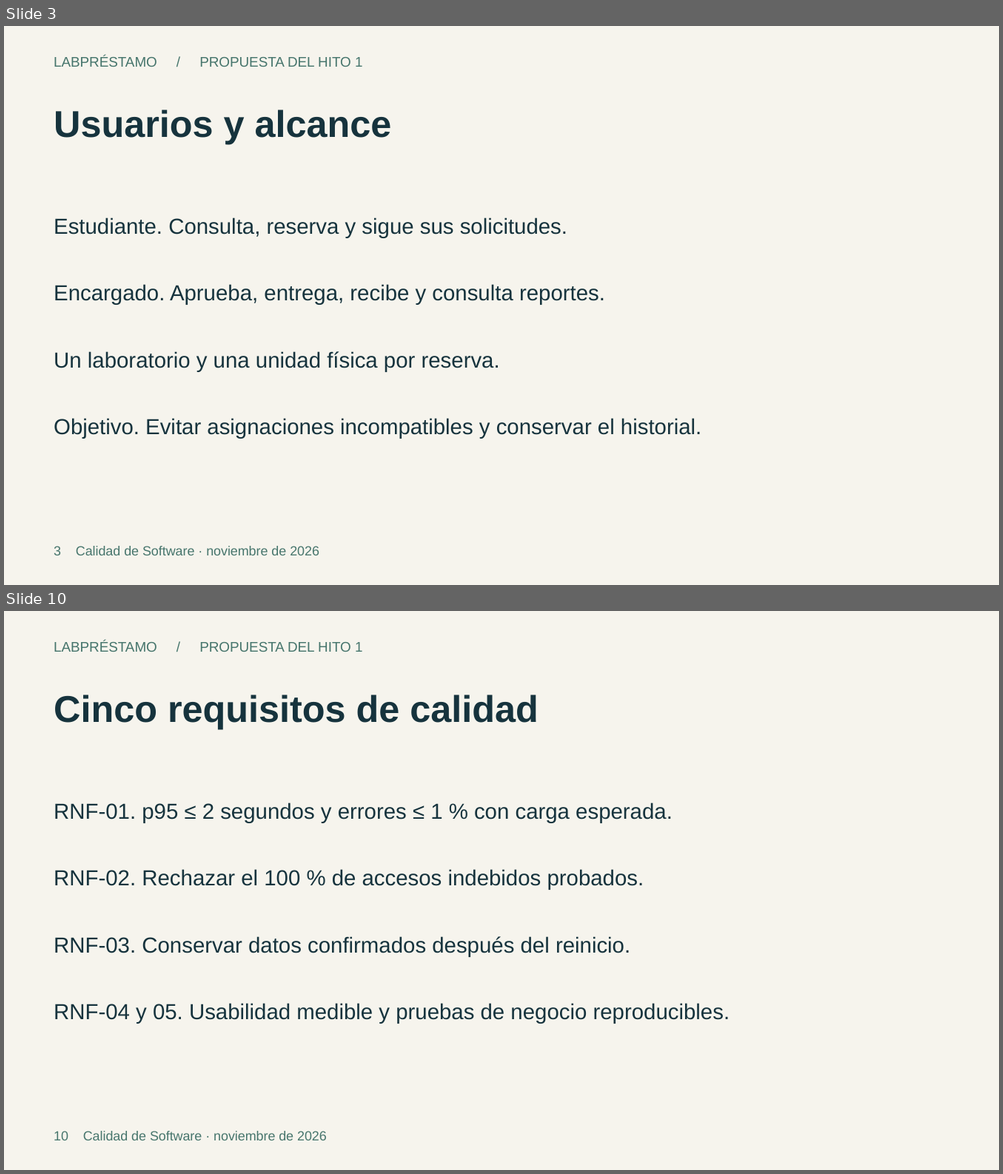
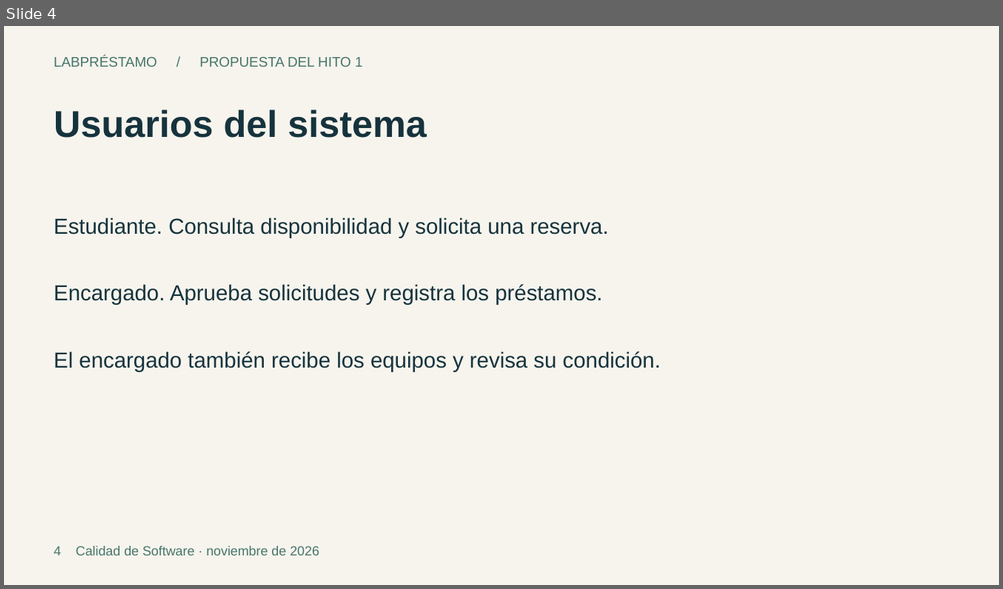
Before and after one commit to Piero-design/LabPrestamo, a slide deck: documentos/LabPrestamo_Hito_1.pptx. Shown one above the other, each under a label of ours: slides 3 and 10 before the commit, slide 4 after it; the slides between them are not shown. The pictures are 1003x1174 and 1003x589 pixels, drawn with LibreOffice and Linux fonts; fonts in the diff are those of the drawing. Boxes give left, top, right and bottom in pixels: in the first picture for what was removed or moved away, otherwise in the second. Text is boxed around its words. In the diff, an @@ line names an element or a change of style, - is before the commit and + after.

Commit message:
Ajustar al alcance del primer entregable e incorporar mockups

```diff
--- a/documentos/LabPrestamo_Hito_1.pptx
+++ b/documentos/LabPrestamo_Hito_1.pptx
@@ slide 10 removed at <box>4,611,999,1170</box>, background #F6F4ED @@
@@ text removed at <box>54,642,363,652</box> @@
-LABPRÉSTAMO / PROPUESTA DEL HITO 1
@@ text removed at <box>54,695,538,729</box> @@
-Cinco requisitos de calidad
@@ text removed at <box>54,803,672,823</box> @@
-RNF-01. p95 ≤ 2 segundos y errores ≤ 1 % con carga esperada.
@@ text removed at <box>54,869,644,890</box> @@
-RNF-02. Rechazar el 100 % de accesos indebidos probados.
@@ text removed at <box>54,937,630,957</box> @@
-RNF-03. Conservar datos confirmados después del reinicio.
@@ text removed at <box>54,1003,730,1024</box> @@
-RNF-04 y 05. Usabilidad medible y pruebas de negocio reproducibles.
@@ text removed at <box>54,1131,327,1141</box> @@
-10 Calidad de Software · noviembre de 2026
@@ what was slide 3 is now slide 4 @@
@@ slide 4 changed as well @@
@@ text at <box>54,110,427,138</box>: text changed @@
-Usuarios y alcance
+Usuarios del sistema
@@ text at <box>54,218,609,238</box>: text changed @@
-Estudiante. Consulta, reserva y sigue sus solicitudes.
+Estudiante. Consulta disponibilidad y solicita una reserva.
@@ text at <box>54,284,602,305</box>: text changed @@
-Encargado. Aprueba, entrega, recibe y consulta reportes.
+Encargado. Aprueba solicitudes y registra los préstamos.
@@ text at <box>54,352,660,372</box>: text changed @@
-Un laboratorio y una unidad física por reserva.
+El encargado también recibe los equipos y revisa su condición.
@@ text removed at <box>54,418,701,439</box> @@
-Objetivo. Evitar asignaciones incompatibles y conservar el historial.
@@ text at <box>54,546,319,556</box>: text changed @@
-3 Calidad de Software · noviembre de 2026
+4 Calidad de Software · noviembre de 2026
```
Also in this commit, not shown: 6 other slides changed, 3 slides added, 7 other slides removed, 8 other files.
